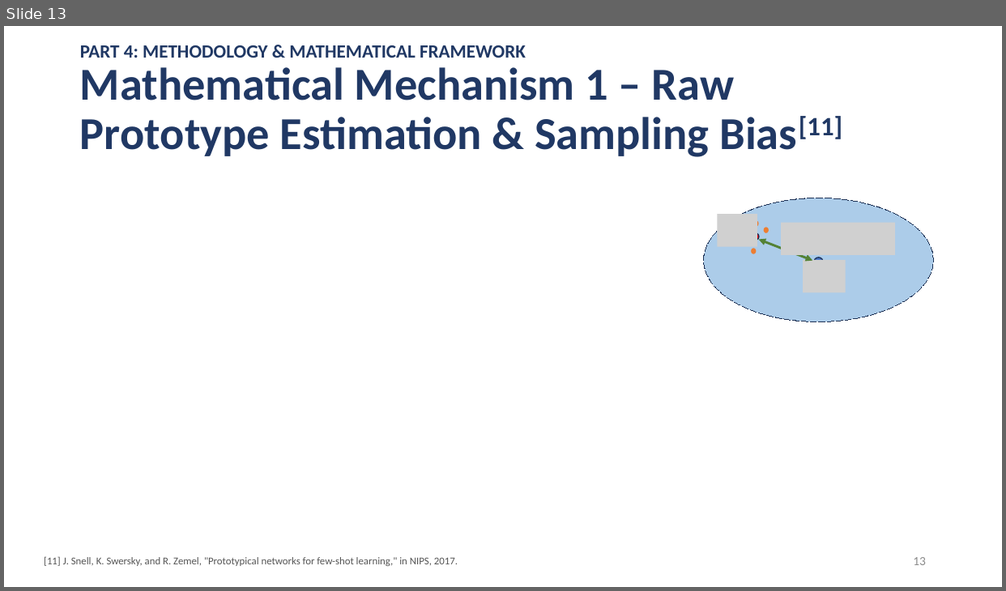
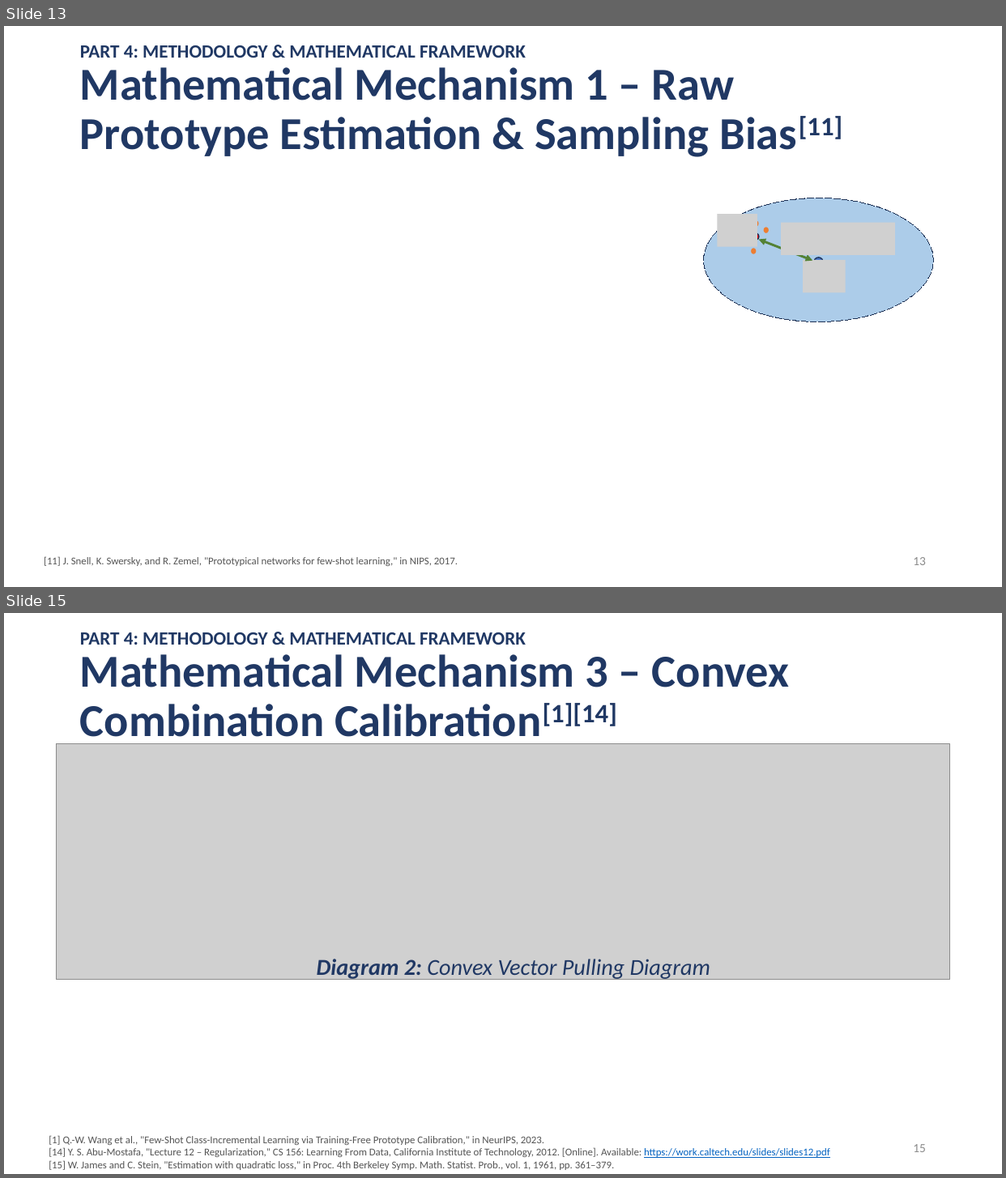
Before and after one commit to famevease/Intro2ML_Adopt-ML-paper, a slide deck: slides/presentation_v1.pptx. Shown one above the other, each under a label of ours: slide 13 before the commit, slides 13 and 15 after it; the slides between them are not shown. The pictures are 1006x591 and 1006x1178 pixels, drawn with LibreOffice and Linux fonts; fonts in the diff are those of the drawing; grey boxes stand for pictures. Boxes give left, top, right and bottom in pixels: in the first picture for what was removed or moved away, otherwise in the second. Text is boxed around its words. In the diff, an @@ line names an element or a change of style, - is before the commit and + after.

```diff
--- a/slides/presentation_v1.pptx
+++ b/slides/presentation_v1.pptx
@@ slide 15 added at (x1=4, y1=613, x2=1002, y2=1174), background #FFFFFF @@
@@ text added at (x1=80, y1=632, x2=526, y2=645), 18 pt, text #203864, bold @@
+PART 4: METHODOLOGY & MATHEMATICAL FRAMEWORK
@@ title added at (x1=80, y1=654, x2=789, y2=747), 44 pt, text #203864, bold @@
+Mathematical Mechanism 3 – Convex Combination Calibration[1][14]
@@ picture added at (x1=57, y1=744, x2=949, y2=980) @@
@@ text added at (x1=317, y1=959, x2=710, y2=981), 22 pt, text #203864, italic @@
+Diagram 2: Convex Vector Pulling Diagram
@@ text added at (x1=49, y1=1135, x2=830, y2=1170), 10 pt, text #555555 @@
+[1] Q.-W. Wang et al., "Few-Shot Class-Incremental Learning via Training-Free Prototype Calibration," in NeurIPS, 2023.
+[14] Y. S. Abu-Mostafa, "Lecture 12 – Regularization," CS 156: Learning From Data, California Institute of Technology, 2012. [Online]. Available: https://work.caltech.edu/slides/slides12.pdf
+[15] W. James and C. Stein, "Estimation with quadratic loss," in Proc. 4th Berkeley Symp. Math. Statist. Prob., vol. 1, 1961, pp. 361–379.
@@ page number added at (x1=913, y1=1144, x2=926, y2=1152), 12 pt, text #8C8C8C @@
+15
```
Also in this commit, not shown: 1 slide changed, 1 other slide added, 4 other files.
